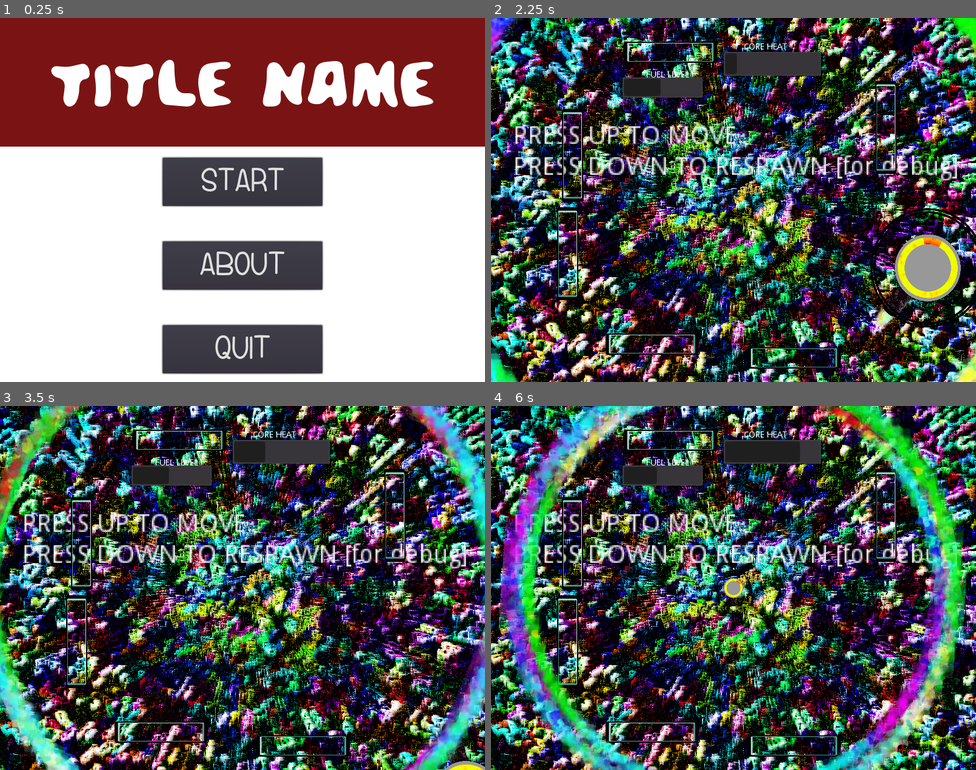
Above: before the commit, frames 1-4 (two rows, left to right).
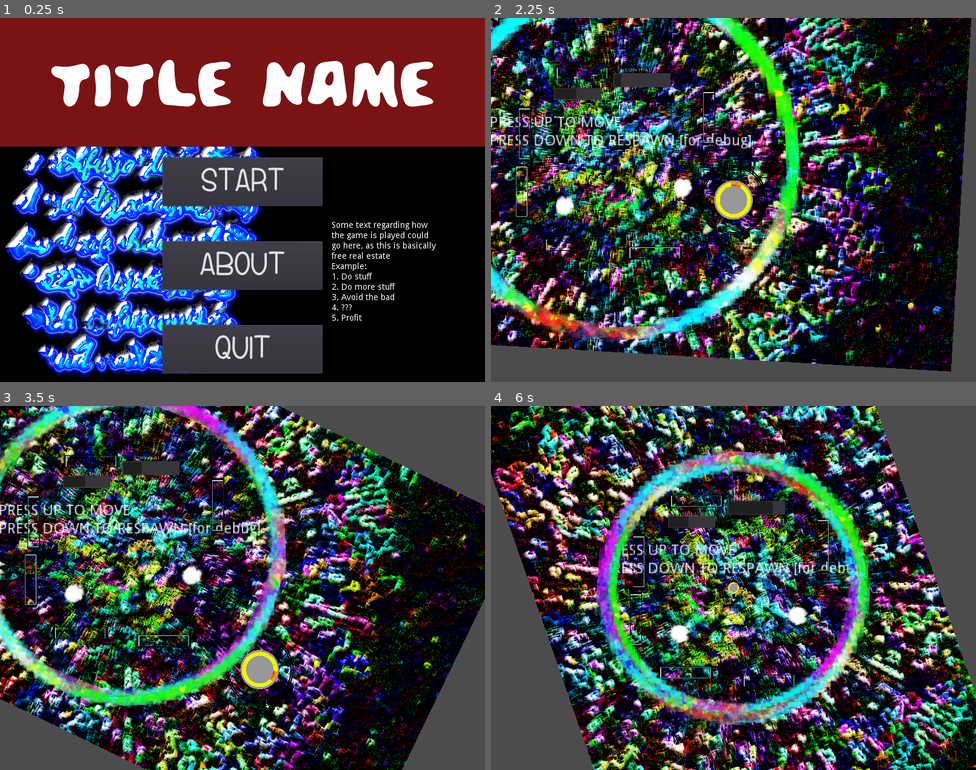
Above: after the commit, the same moments.

Repository: ktosox/Wild_Jam_01_2019
Game: Godot game, scene res://Scenes_N_Scripts/Menu_Scene.tscn
Same seed, same stepped clock (60 frames per second), same inputs: the game is played once before the commit and once after it.
Inputs:
- Up to frame 1 (0.25 s): no input
- Up to frame 2 (2.25 s): click "ABOUT" at 0.5 s; click "BACK" at 1.25 s; click "START" at 2 s
- Up to frame 3 (3.5 s): hold Up (ui_up) from 2.78 s (still down)
- Up to frame 4 (6 s): release Up (ui_up) at 3.53 s; hold Down (ui_down) 3.53-4.28 s; hold Up (ui_up) 4.28-5.78 s; hold Down (ui_down) from 5.78 s (still down)

The runs differ from the first frame. In frame 1, 49% of the frame differs, in the area x 0-100%, y 35-100%; in frame 2, 84%; in frame 3, 85%; in frame 4, 90%, in the area x 0-100%, y 0-100%.

Commit message:
Projectile + working camera

Diff:
--- a/Scenes_N_Scripts/About.tscn
+++ b/Scenes_N_Scripts/About.tscn
@@ -2,7 +2,7 @@
 
 [ext_resource path="res://Scenes_N_Scripts/About.gd" type="Script" id=1]
 
-[node name="About" type="Node" index="0"]
+[node name="About" type="Node"]
 
 script = ExtResource( 1 )
 
--- a/Scenes_N_Scripts/Background.gd
+++ b/Scenes_N_Scripts/Background.gd
@@ -5,7 +5,7 @@
 # var b = "textvar"
 
 func _ready():
-
+	$TextureRect5.rect_pivot_offset = $TextureRect5.rect_size/2
 	pass
 
 #func _process(delta):
--- a/Scenes_N_Scripts/Background.tscn
+++ b/Scenes_N_Scripts/Background.tscn
@@ -1,7 +1,26 @@
-[gd_scene load_steps=3 format=2]
+[gd_scene load_steps=4 format=2]
 
 [ext_resource path="res://Scenes_N_Scripts/Background.gd" type="Script" id=1]
 [ext_resource path="res://Resources/Artwork/Textures/Vivid_Candy.png" type="Texture" id=2]
+
+[sub_resource type="Animation" id=1]
+
+resource_name = "BackgroundSpin"
+length = 20.0
+loop = true
+step = 0.1
+tracks/0/type = "value"
+tracks/0/path = NodePath(".:rect_rotation")
+tracks/0/interp = 1
+tracks/0/loop_wrap = true
+tracks/0/imported = false
+tracks/0/enabled = true
+tracks/0/keys = {
+"times": PoolRealArray( 0, 10, 20 ),
+"transitions": PoolRealArray( 1, 1, 1 ),
+"update": 0,
+"values": [ 0.0, 180.0, 360.0 ]
+}
 
 [node name="Background" type="Control"]
 
@@ -28,11 +47,24 @@
 margin_top = -360.0
 margin_right = 640.0
 margin_bottom = 360.0
-rect_pivot_offset = Vector2( 0, 0 )
+rect_rotation = 360.0
+rect_scale = Vector2( 1.5, 1.5 )
+rect_pivot_offset = Vector2( 640, 360 )
 rect_clip_content = false
 mouse_filter = 1
 mouse_default_cursor_shape = 0
 size_flags_horizontal = 1
 size_flags_vertical = 1
 texture = ExtResource( 2 )
-_sections_unfolded = [ "Rect" ]
+stretch_mode = 0
+_sections_unfolded = [ "Anchor", "Rect" ]
+
+[node name="AnimationPlayer" type="AnimationPlayer" parent="TextureRect5" index="0"]
+
+root_node = NodePath("..")
+autoplay = "BackgroundSpin"
+playback_process_mode = 1
+playback_default_blend_time = 0.0
+playback_speed = 1.0
+anims/BackgroundSpin = SubResource( 1 )
+blend_times = [  ]
--- a/Scenes_N_Scripts/Background_layer_base.gd
+++ b/Scenes_N_Scripts/Background_layer_base.gd
@@ -6,6 +6,7 @@
 
 func _ready():
 	$AnimationPlayer.advance(randf()*30)
+	rect_pivot_offset = rect_size/2
 	pass
 
 #func _process(delta):
--- a/Scenes_N_Scripts/GameScene.tscn
+++ b/Scenes_N_Scripts/GameScene.tscn
@@ -6,8 +6,9 @@
 [ext_resource path="res://Scenes_N_Scripts/Wall1.tscn" type="PackedScene" id=4]
 [ext_resource path="res://Scenes_N_Scripts/Wall2.tscn" type="PackedScene" id=5]
 [ext_resource path="res://Scenes_N_Scripts/RainbowNado.tscn" type="PackedScene" id=6]
+[ext_resource path="res://Scenes_N_Scripts/Projectile.tscn" type="PackedScene" id=7]
 
-[node name="MainGameNode" type="Node" index="0"]
+[node name="MainGameNode" type="Node"]
 
 script = ExtResource( 1 )
 
@@ -22,35 +23,7 @@
 
 position = Vector2( 320.44, 111.724 )
 
-[node name="Camera2D" type="Camera2D" parent="." index="2"]
-
-anchor_mode = 1
-rotating = false
-current = true
-zoom = Vector2( 1, 1 )
-limit_left = -10000000
-limit_top = -10000000
-limit_right = 10000000
-limit_bottom = 10000000
-limit_smoothed = false
-drag_margin_h_enabled = true
-drag_margin_v_enabled = true
-smoothing_enabled = false
-smoothing_speed = 5.0
-offset_v = 0.0
-offset_h = 0.0
-drag_margin_left = 0.2
-drag_margin_top = 0.2
-drag_margin_right = 0.2
-drag_margin_bottom = 0.2
-editor_draw_screen = true
-editor_draw_limits = false
-editor_draw_drag_margin = false
-__meta__ = {
-"_edit_lock_": true
-}
-
-[node name="Label" type="Label" parent="." index="3"]
+[node name="Label" type="Label" parent="." index="2"]
 
 anchor_left = 0.0
 anchor_top = 0.0
@@ -74,35 +47,35 @@
 max_lines_visible = -1
 _sections_unfolded = [ "Focus", "Hint", "Margin", "Mouse", "Rect", "Size Flags", "Theme", "custom_colors", "custom_constants", "custom_fonts" ]
 
-[node name="StaticBody2D" parent="." index="4" instance=ExtResource( 4 )]
+[node name="StaticBody2D" parent="." index="3" instance=ExtResource( 4 )]
 
 position = Vector2( -104.163, -243.646 )
 
-[node name="StaticBody2D2" parent="." index="5" instance=ExtResource( 5 )]
+[node name="StaticBody2D2" parent="." index="4" instance=ExtResource( 5 )]
 
 position = Vector2( -273.685, 88.6428 )
 
-[node name="StaticBody2D3" parent="." index="6" instance=ExtResource( 4 )]
+[node name="StaticBody2D3" parent="." index="5" instance=ExtResource( 4 )]
 
 position = Vector2( 99.756, 260.069 )
 
-[node name="StaticBody2D4" parent="." index="7" instance=ExtResource( 5 )]
+[node name="StaticBody2D4" parent="." index="6" instance=ExtResource( 5 )]
 
 position = Vector2( 251.239, -119.455 )
 
-[node name="StaticBody2D5" parent="." index="8" instance=ExtResource( 4 )]
+[node name="StaticBody2D5" parent="." index="7" instance=ExtResource( 4 )]
 
 position = Vector2( -134.389, 237.387 )
 
-[node name="StaticBody2D6" parent="." index="9" instance=ExtResource( 5 )]
+[node name="StaticBody2D6" parent="." index="8" instance=ExtResource( 5 )]
 
 position = Vector2( -265.559, -73.4881 )
 
-[node name="RainbowNado" parent="." index="10" instance=ExtResource( 6 )]
+[node name="RainbowNado" parent="." index="9" instance=ExtResource( 6 )]
 
 scale = Vector2( 0.6, 0.6 )
 
-[node name="CoreEnergyBar" type="ProgressBar" parent="." index="11"]
+[node name="CoreEnergyBar" type="ProgressBar" parent="." index="10"]
 
 anchor_left = 0.0
 anchor_top = 0.0
@@ -128,7 +101,7 @@
 percent_visible = false
 _sections_unfolded = [ "Percent" ]
 
-[node name="FuelLEvelBar" type="ProgressBar" parent="." index="12"]
+[node name="FuelLEvelBar" type="ProgressBar" parent="." index="11"]
 
 anchor_left = 0.0
 anchor_top = 0.0
@@ -154,7 +127,7 @@
 percent_visible = false
 _sections_unfolded = [ "Percent" ]
 
-[node name="Label2" type="Label" parent="." index="13"]
+[node name="Label2" type="Label" parent="." index="12"]
 
 anchor_left = 0.0
 anchor_top = 0.0
@@ -175,7 +148,7 @@
 lines_skipped = 0
 max_lines_visible = -1
 
-[node name="Label3" type="Label" parent="." index="14"]
+[node name="Label3" type="Label" parent="." index="13"]
 
 anchor_left = 0.0
 anchor_top = 0.0
@@ -195,3 +168,11 @@
 percent_visible = 1.0
 lines_skipped = 0
 max_lines_visible = -1
+
+[node name="Projectile2" parent="." index="14" instance=ExtResource( 7 )]
+
+position = Vector2( 178.611, 78.4384 )
+
+[node name="Projectile" parent="." index="15" instance=ExtResource( 7 )]
+
+position = Vector2( -152.24, 128.913 )
--- a/Scenes_N_Scripts/Menu_Scene.tscn
+++ b/Scenes_N_Scripts/Menu_Scene.tscn
@@ -1,10 +1,11 @@
-[gd_scene load_steps=4 format=2]
+[gd_scene load_steps=5 format=2]
 
 [ext_resource path="res://Scenes_N_Scripts/Menu_Scene.gd" type="Script" id=1]
-[ext_resource path="res://Resources/Fonts/Menu/Menu_Title_Font.tres" type="DynamicFont" id=2]
-[ext_resource path="res://Scenes_N_Scripts/Menu_Button.tscn" type="PackedScene" id=3]
-
-[node name="Menu_Scene" type="Node"]
+[ext_resource path="res://Resources/Artwork/Concept/some_text.png" type="Texture" id=2]
+[ext_resource path="res://Resources/Fonts/Menu/Menu_Title_Font.tres" type="DynamicFont" id=3]
+[ext_resource path="res://Scenes_N_Scripts/Menu_Button.tscn" type="PackedScene" id=4]
+
+[node name="Menu_Scene" type="Node" index="0"]
 
 script = ExtResource( 1 )
 
@@ -20,9 +21,55 @@
 mouse_default_cursor_shape = 0
 size_flags_horizontal = 1
 size_flags_vertical = 1
-color = Color( 1, 1, 1, 1 )
-
-[node name="VBoxContainer" type="VBoxContainer" parent="." index="1"]
+color = Color( 0, 0, 0, 1 )
+
+[node name="Label" type="Label" parent="." index="1"]
+
+anchor_left = 1.0
+anchor_top = 1.0
+anchor_right = 1.0
+anchor_bottom = 1.0
+margin_left = -253.0
+margin_top = -363.0
+rect_pivot_offset = Vector2( 0, 0 )
+rect_clip_content = false
+mouse_filter = 2
+mouse_default_cursor_shape = 0
+size_flags_horizontal = 3
+size_flags_vertical = 6
+text = "Some text regarding how
+the game is played could
+go here, as this is basically
+free real estate
+Example:
+1. Do stuff
+2. Do more stuff
+3. Avoid the bad
+4. ???
+5. Profit"
+valign = 1
+percent_visible = 1.0
+lines_skipped = 0
+max_lines_visible = -1
+_sections_unfolded = [ "Focus", "Rect", "Size Flags", "Theme", "custom_fonts" ]
+
+[node name="TextureRect" type="TextureRect" parent="." index="2"]
+
+anchor_left = 0.0
+anchor_top = 1.0
+anchor_right = 1.0
+anchor_bottom = 1.0
+margin_top = -414.0
+rect_pivot_offset = Vector2( 0, 0 )
+rect_clip_content = false
+mouse_filter = 1
+mouse_default_cursor_shape = 0
+size_flags_horizontal = 1
+size_flags_vertical = 1
+texture = ExtResource( 2 )
+stretch_mode = 5
+
+[node name="VBoxContainer" type="VBoxContainer" parent="." index="3"]
 
 anchor_left = 0.0
 anchor_top = 0.0
--- a/Scenes_N_Scripts/Player.gd
+++ b/Scenes_N_Scripts/Player.gd
@@ -1,20 +1,25 @@
 extends Node2D
 
 var GameScenePointer
+var ScreenScrollSpeed = 50
 
 # class member variables go here, for example:
 # var a = 2
 # var b = "textvar"
 
 func _ready():
+
 	# Called when the node is added to the scene for the first time.
 	# Initialization here
 	pass
 
-#func _process(delta):
+func _process(delta):
+	if(!$Camera2D/Area2D.overlaps_body($PlayerShip)):
+		$Camera2D.global_position = $Camera2D.global_position + $PlayerShip.linear_velocity * delta
+		pass
 #	# Called every frame. Delta is time since last frame.
 #	# Update game logic here.
-#	pass
+	pass
 func updateCoreRotation(value):
 	$PlayerShip/Body/Body_core/AnimationPlayer.playback_speed = value/50
 	#adjust playback speed of core rotation animation here
--- a/Scenes_N_Scripts/Player.tscn
+++ b/Scenes_N_Scripts/Player.tscn
@@ -10,6 +10,11 @@
 [ext_resource path="res://Resources/Artwork/Player/Space_Ship_body_top.png" type="Texture" id=8]
 [ext_resource path="res://Resources/Audio/pick_up_best.wav" type="AudioStream" id=9]
 [ext_resource path="res://Resources/Artwork/Player/Space_Ship_Alpha_ring.png" type="Texture" id=10]
+
+[sub_resource type="RectangleShape2D" id=3]
+
+custom_solver_bias = 0.0
+extents = Vector2( 5.37512, 10 )
 
 [sub_resource type="Animation" id=1]
 
@@ -35,13 +40,57 @@
 custom_solver_bias = 0.0
 radius = 95.7546
 
-[node name="Player" type="Node2D"]
+[node name="Player" type="Node2D" index="0"]
 
 scale = Vector2( 0.3, 0.3 )
 script = ExtResource( 1 )
 _sections_unfolded = [ "Linear", "Transform", "Visibility" ]
 
-[node name="PlayerShip" type="RigidBody2D" parent="." index="0"]
+[node name="Camera2D" type="Camera2D" parent="." index="0"]
+
+anchor_mode = 1
+rotating = false
+current = true
+zoom = Vector2( 1.7, 1.7 )
+limit_left = -10000000
+limit_top = -10000000
+limit_right = 10000000
+limit_bottom = 10000000
+limit_smoothed = false
+drag_margin_h_enabled = false
+drag_margin_v_enabled = false
+smoothing_enabled = true
+smoothing_speed = 100.0
+offset_v = 0.0
+offset_h = 0.0
+drag_margin_left = 0.2
+drag_margin_top = 0.2
+drag_margin_right = 0.2
+drag_margin_bottom = 0.2
+editor_draw_screen = true
+editor_draw_limits = false
+editor_draw_drag_margin = false
+_sections_unfolded = [ "Offset", "Smoothing" ]
+
+[node name="Area2D" type="Area2D" parent="Camera2D" index="0"]
+
+scale = Vector2( 30.0592, 16.1701 )
+input_pickable = true
+gravity_vec = Vector2( 0, 1 )
+gravity = 98.0
+linear_damp = 0.1
+angular_damp = 1.0
+audio_bus_override = false
+audio_bus_name = "Master"
+_sections_unfolded = [ "Transform" ]
+
+[node name="CollisionShape2D" type="CollisionShape2D" parent="Camera2D/Area2D" index="0"]
+
+scale = Vector2( 6.17575, 2.76193 )
+shape = SubResource( 3 )
+_sections_unfolded = [ "Transform" ]
+
+[node name="PlayerShip" type="RigidBody2D" parent="." index="1"]
 
 input_pickable = false
 collision_layer = 1
--- /dev/null
+++ b/Scenes_N_Scripts/Projectile.gd
@@ -0,0 +1,21 @@
+extends Node2D
+
+var GameScenePointer # pointer to game scene
+var ProjectileType = 0 # 1 for item, 2 for projectile
+var Launched = false # has this projectile been started yet
+# always false at start
+
+# class member variables go here, for example:
+# var a = 2
+# var b = "textvar"
+
+func _ready():
+	GameScenePointer = get_parent()
+	# Called when the node is added to the scene for the first time.
+	# Initialization here
+	pass
+
+#func _process(delta):
+#	# Called every frame. Delta is time since last frame.
+#	# Update game logic here.
+#	pass
--- /dev/null
+++ b/Scenes_N_Scripts/Projectile.tscn
@@ -0,0 +1,62 @@
+[gd_scene load_steps=5 format=2]
+
+[ext_resource path="res://Scenes_N_Scripts/Projectile.gd" type="Script" id=1]
+[ext_resource path="res://Resources/Artwork/Effects/smoke1.png" type="Texture" id=2]
+
+[sub_resource type="Animation" id=2]
+
+resource_name = "BasicSpin"
+length = 0.6
+loop = true
+step = 0.3
+tracks/0/type = "value"
+tracks/0/path = NodePath(".:rotation_degrees")
+tracks/0/interp = 1
+tracks/0/loop_wrap = true
+tracks/0/imported = false
+tracks/0/enabled = true
+tracks/0/keys = {
+"times": PoolRealArray( 0, 0.3, 0.6 ),
+"transitions": PoolRealArray( 1, 1, 1 ),
+"update": 0,
+"values": [ 0.0, 180.0, 360.0 ]
+}
+
+[sub_resource type="CircleShape2D" id=1]
+
+custom_solver_bias = 0.0
+radius = 33.3291
+
+[node name="Projectile" type="Node2D"]
+
+script = ExtResource( 1 )
+
+[node name="Sprite" type="Sprite" parent="." index="0"]
+
+rotation = 0.973164
+texture = ExtResource( 2 )
+_sections_unfolded = [ "Transform" ]
+
+[node name="SpriteSpinner" type="AnimationPlayer" parent="Sprite" index="0"]
+
+root_node = NodePath("..")
+autoplay = "BasicSpin"
+playback_process_mode = 1
+playback_default_blend_time = 0.0
+playback_speed = 1.0
+anims/BasicSpin = SubResource( 2 )
+blend_times = [  ]
+
+[node name="Collision_Area" type="Area2D" parent="." index="1"]
+
+input_pickable = true
+gravity_vec = Vector2( 0, 1 )
+gravity = 98.0
+linear_damp = 0.1
+angular_damp = 1.0
+audio_bus_override = false
+audio_bus_name = "Master"
+
+[node name="CollisionShape2D" type="CollisionShape2D" parent="Collision_Area" index="0"]
+
+shape = SubResource( 1 )
--- a/Scenes_N_Scripts/Tornado_layer_base.tscn
+++ b/Scenes_N_Scripts/Tornado_layer_base.tscn
@@ -1,6 +1,6 @@
 [gd_scene load_steps=5 format=2]
 
-[ext_resource path="res://Resources/Artwork/Enemies/Tornado_3.png" type="Texture" id=1]
+[ext_resource path="res://Resources/Artwork/Enemies/Tornado_2.png" type="Texture" id=1]
 [ext_resource path="res://Scenes_N_Scripts/Tornado_layer_base.gd" type="Script" id=2]
 [ext_resource path="res://Scenes_N_Scripts/Spinner.gd" type="Script" id=3]
 
@@ -38,8 +38,7 @@
 [node name="Tornado_1" type="Sprite"]
 
 modulate = Color( 1, 1, 1, 0.767922 )
-rotation = 0.128181
-scale = Vector2( 0.992831, 0.992831 )
+rotation = 6.28319
 texture = ExtResource( 1 )
 script = ExtResource( 2 )
 _sections_unfolded = [ "Material", "Transform", "Visibility" ]
Binary file changed: Resources/Artwork/Concept/some_text.png
Not shown: 1 places in Scenes_N_Scripts/GameScene.tscn that only renumber resources
Not shown: 4 places in Scenes_N_Scripts/Menu_Scene.tscn that only renumber resources
Not shown: 1 places in Scenes_N_Scripts/Player.tscn that only renumber resources
